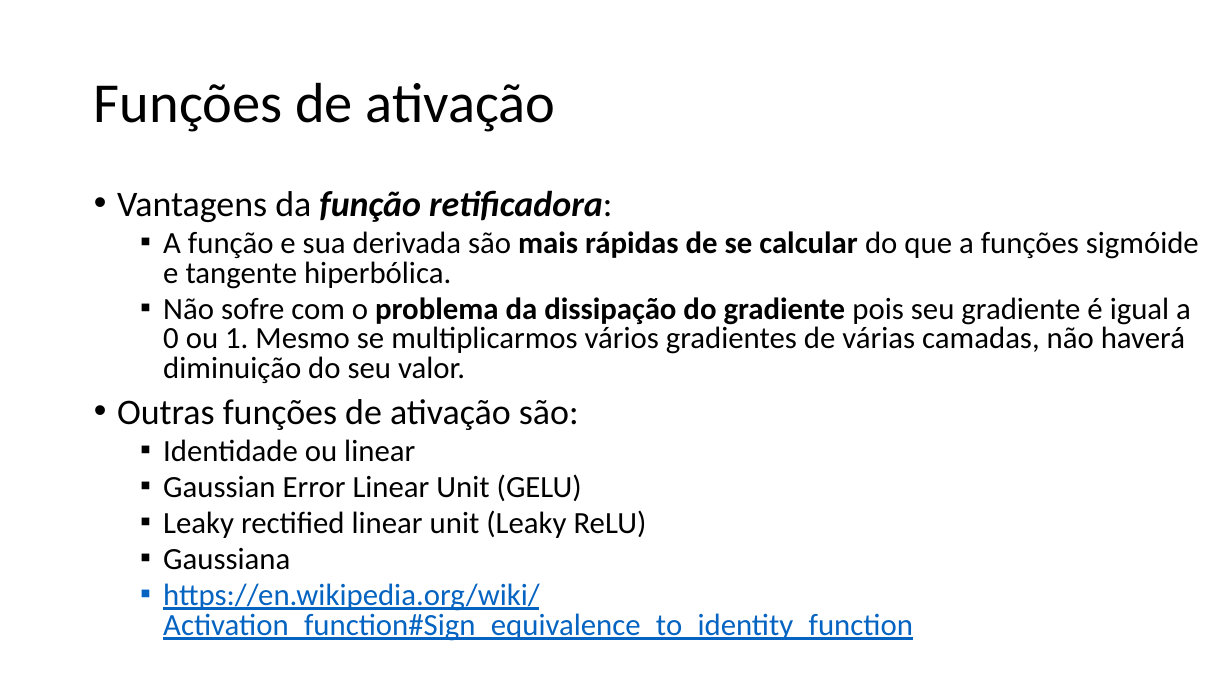
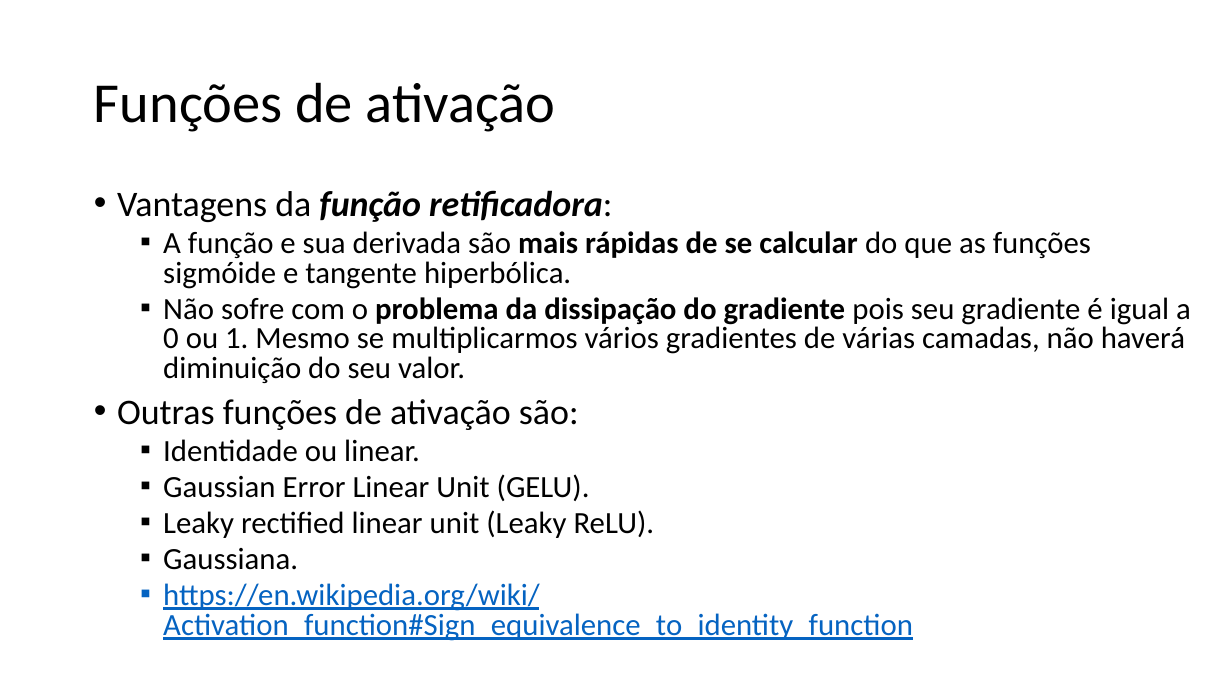
Before and after one commit to zz4fap/t320_aprendizado_de_maquina, a slide deck: slide 14 of slides/T320_Redes_Neurais_Artificiais (Parte II).pptx. Drawn at 1232x693 pixels with LibreOffice and Linux fonts; fonts in the diff are those of the drawing. Boxes give left, top, right and bottom in pixels: in the first picture for what was removed or moved away, otherwise in the second. Text is boxed around its words. In the diff, an @@ line names an element or a change of style, - is before the commit and + after.

```diff
--- a/slides/T320_Redes_Neurais_Artificiais (Parte II).pptx
+++ b/slides/T320_Redes_Neurais_Artificiais (Parte II).pptx
@@ text at (x1=163, y1=231, x2=1091, y2=289): text changed @@
-  ▪ A função e sua derivada são mais rápidas de se calcular do que a funções sigmóide e tangente hiperbólica.
+  ▪ A função e sua derivada são mais rápidas de se calcular do que as funções sigmóide e tangente hiperbólica.
@@ text at (x1=163, y1=439, x2=655, y2=570): text changed @@
-  ▪ Identidade ou linear
-  ▪ Gaussian Error Linear Unit (GELU)
-  ▪ Leaky rectified linear unit (Leaky ReLU)
-  ▪ Gaussiana
+  ▪ Identidade ou linear.
+  ▪ Gaussian Error Linear Unit (GELU).
+  ▪ Leaky rectified linear unit (Leaky ReLU).
+  ▪ Gaussiana.
```
Also in this commit, not shown: 8 other slides changed, 1 other file.
